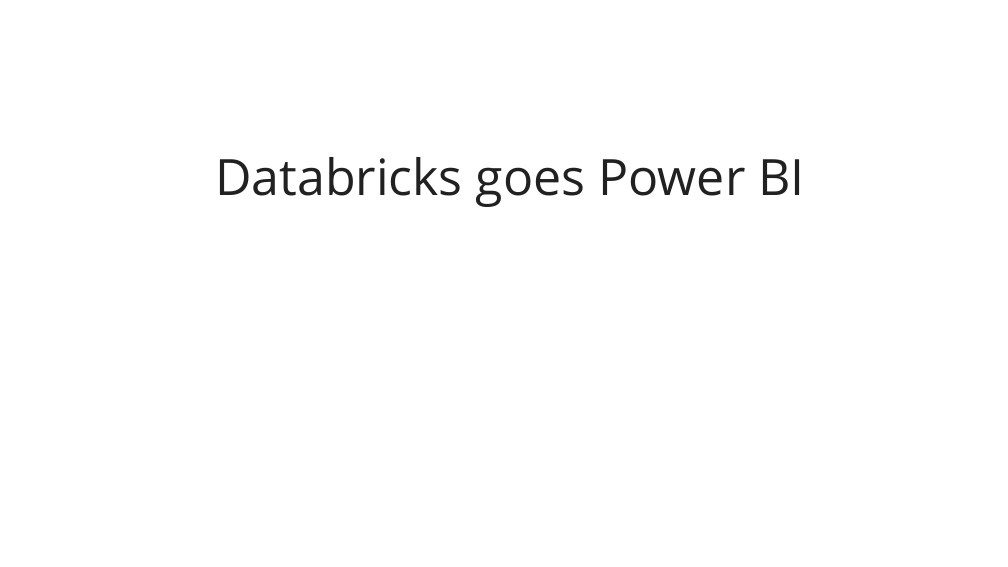
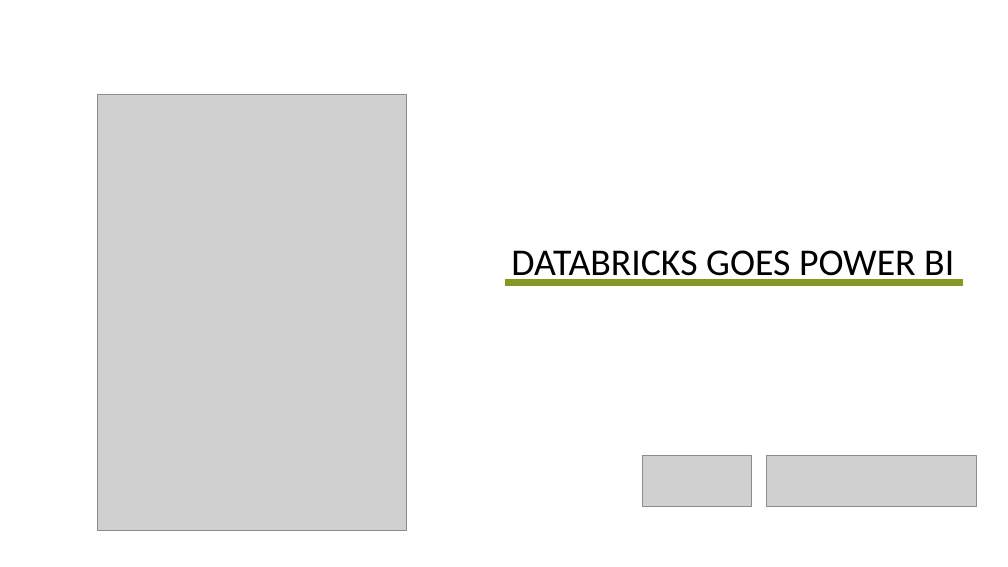
Before and after one commit to net-CDE/presentations, a slide deck: slide 2 of SQLKonferenz2023/mainContent_jul2023.pptx. Drawn at 1008x567 pixels with LibreOffice and Linux fonts; fonts in the diff are those of the drawing; grey boxes stand for pictures. Boxes give left, top, right and bottom in pixels: in the first picture for what was removed or moved away, otherwise in the second. Text is boxed around its words. In the diff, an @@ line names an element or a change of style, - is before the commit and + after.

```diff
--- a/SQLKonferenz2023/mainContent_jul2023.pptx
+++ b/SQLKonferenz2023/mainContent_jul2023.pptx
@@ picture added at (x1=97, y1=95, x2=406, y2=530) @@
@@ text "DATABRICKS GOES POWER BI" at (x1=511, y1=250, x2=954, y2=284): vertical alignment bottom to top @@
@@ text at (x1=511, y1=250, x2=954, y2=284): text changed; size 47.7 to 36 pt; font Open Sans to Calibri; text colour #212121 to #000000 @@
-Databricks goes Power BI
+DATABRICKS GOES POWER BI
@@ line added from (505, 283) to (963, 283), #849922 6 pt @@
@@ picture added at (x1=642, y1=456, x2=752, y2=507) @@
@@ picture added at (x1=767, y1=456, x2=977, y2=507) @@
```
Also in this commit, not shown: 12 other slides changed, 12 slides added, 7 slides removed, 3 other files.
